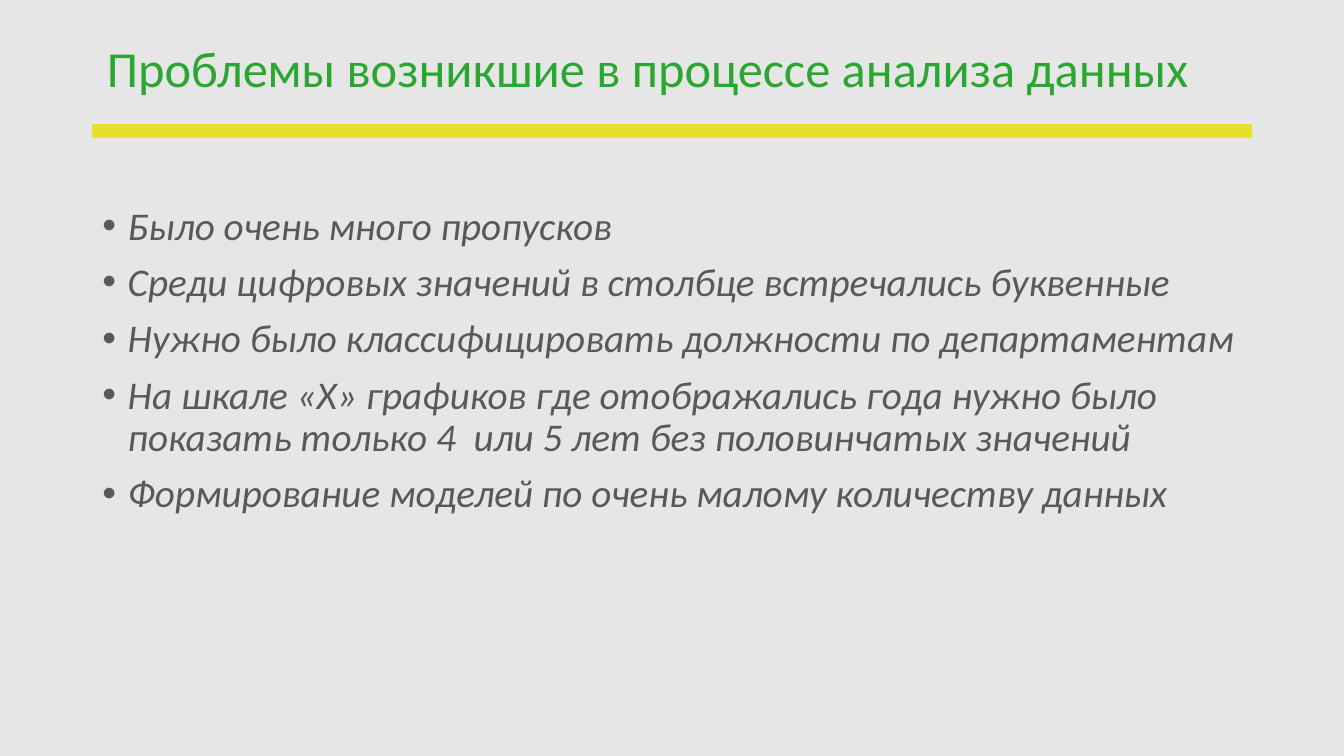
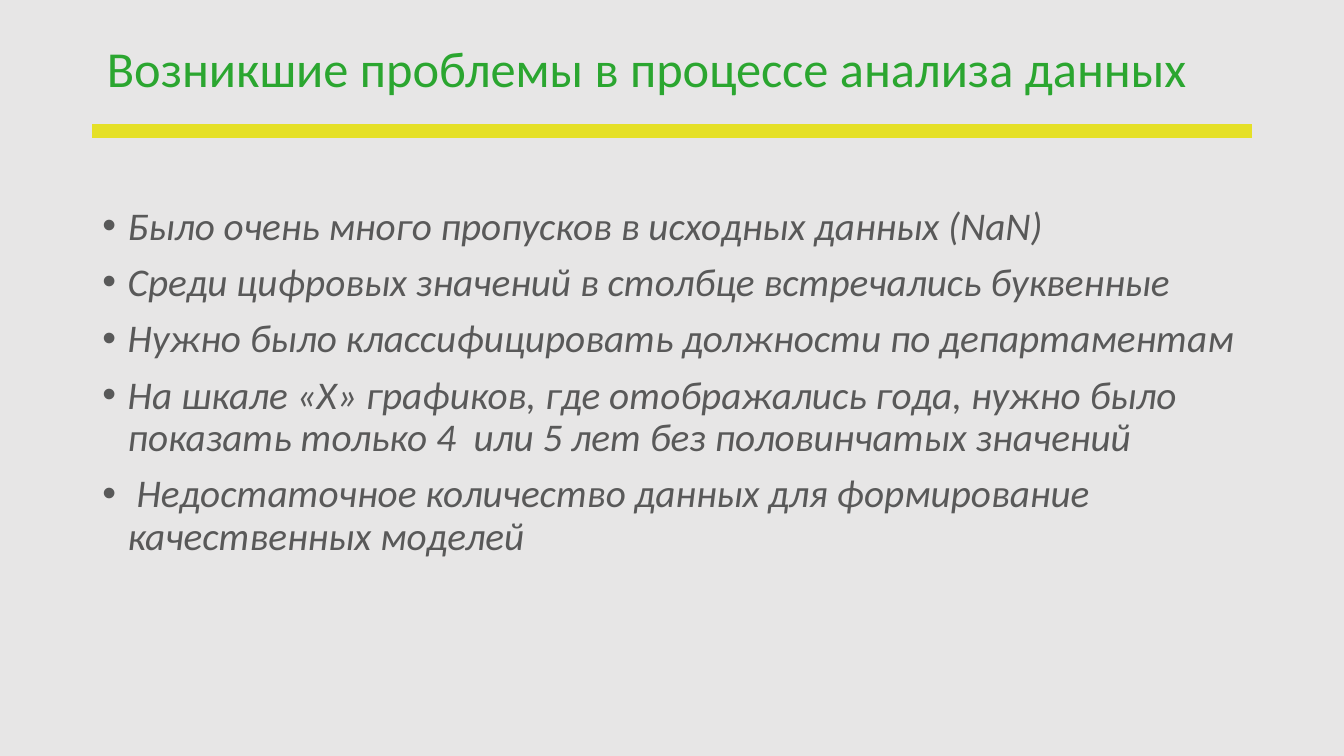
Before and after one commit to PhilippRemizov/My_final_project, a slide deck: slide 9 of Ремизов Филипп.pptx. Drawn at 1344x756 pixels with LibreOffice and Linux fonts; fonts in the diff are those of the drawing; background and template pictures are left out. Boxes give left, top, right and bottom in pixels: in the first picture for what was removed or moved away, otherwise in the second. Text is boxed around its words. In the diff, an @@ line names an element or a change of style, - is before the commit and + after.

```diff
--- a/Ремизов Филипп.pptx
+++ b/Ремизов Филипп.pptx
@@ title at (107,52,1186,96): text changed @@
-Проблемы возникшие в процессе анализа данных
+Возникшие проблемы в процессе анализа данных
@@ text at (128,211,1042,247): text changed @@
-• Было очень много пропусков
+• Было очень много пропусков в исходных данных (NaN)
@@ text at (128,382,1177,557): text changed @@
-• На шкале «X» графиков где отображались года нужно было показать только 4 или 5 лет без половинчатых значений
-• Формирование моделей по очень малому количеству данных
+• На шкале «X» графиков, где отображались года, нужно было показать только 4 или 5 лет без половинчатых значений
+• Недостаточное количество данных для формирование качественных моделей
```
Also in this commit, not shown: 4 other slides changed.
